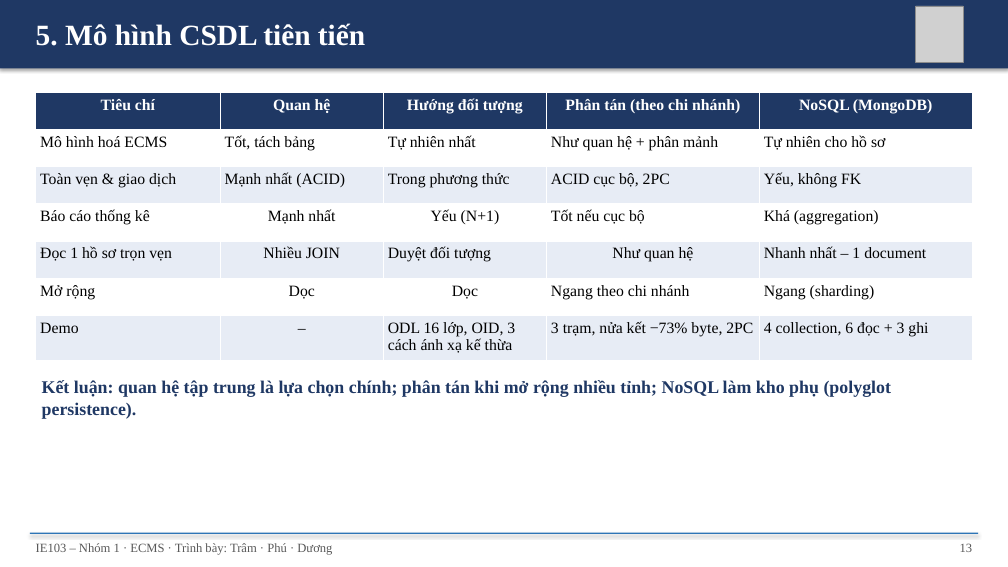
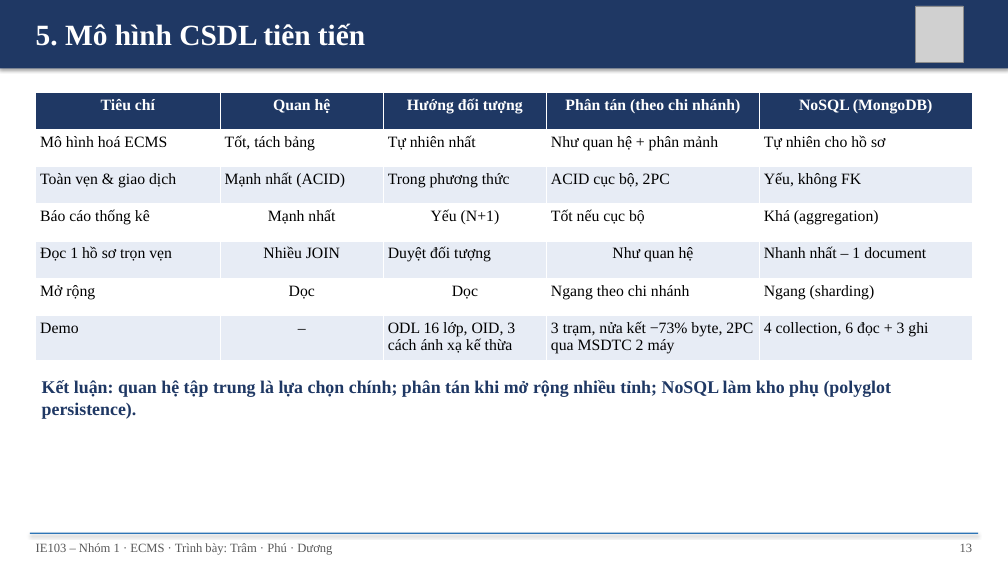
Before and after one commit to nhutruong-uit/ecms, a slide deck: slide 13 of slides/ECMS_Nhom1.pptx. Drawn at 1008x567 pixels with LibreOffice and Linux fonts; fonts in the diff are those of the drawing; grey boxes stand for pictures. Boxes give left, top, right and bottom in pixels: in the first picture for what was removed or moved away, otherwise in the second. Text is boxed around its words. In the diff, an @@ line names an element or a change of style, - is before the commit and + after.

Commit message:
docs: 2PC qua MSDTC giữa Windows và macOS vào Chương 5, hạn chế Chương 6, SETUP, slide (#66)

```diff
--- a/slides/ECMS_Nhom1.pptx
+++ b/slides/ECMS_Nhom1.pptx
@@ table at box(36, 92, 973, 358) @@
-row 7, column 4: 3 trạm, nửa kết −73% byte, 2PC
+row 7, column 4: 3 trạm, nửa kết −73% byte, 2PC qua MSDTC 2 máy
```
Also in this commit, not shown: 1 other slide changed, 9 other files.
